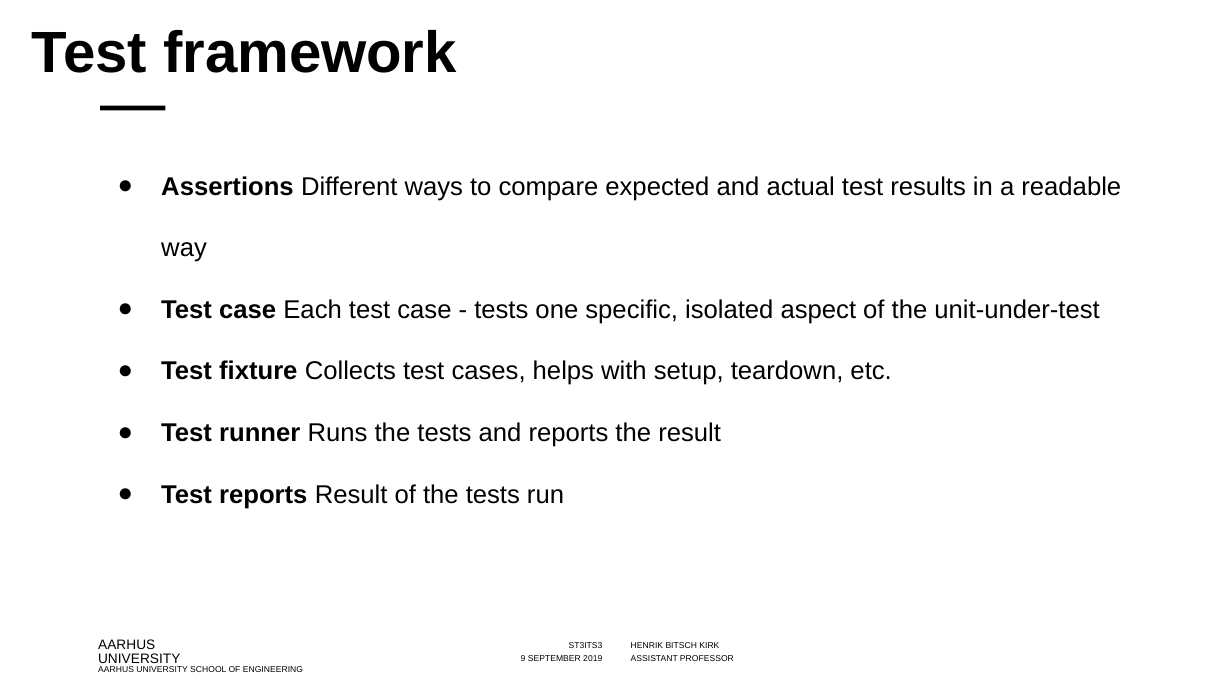
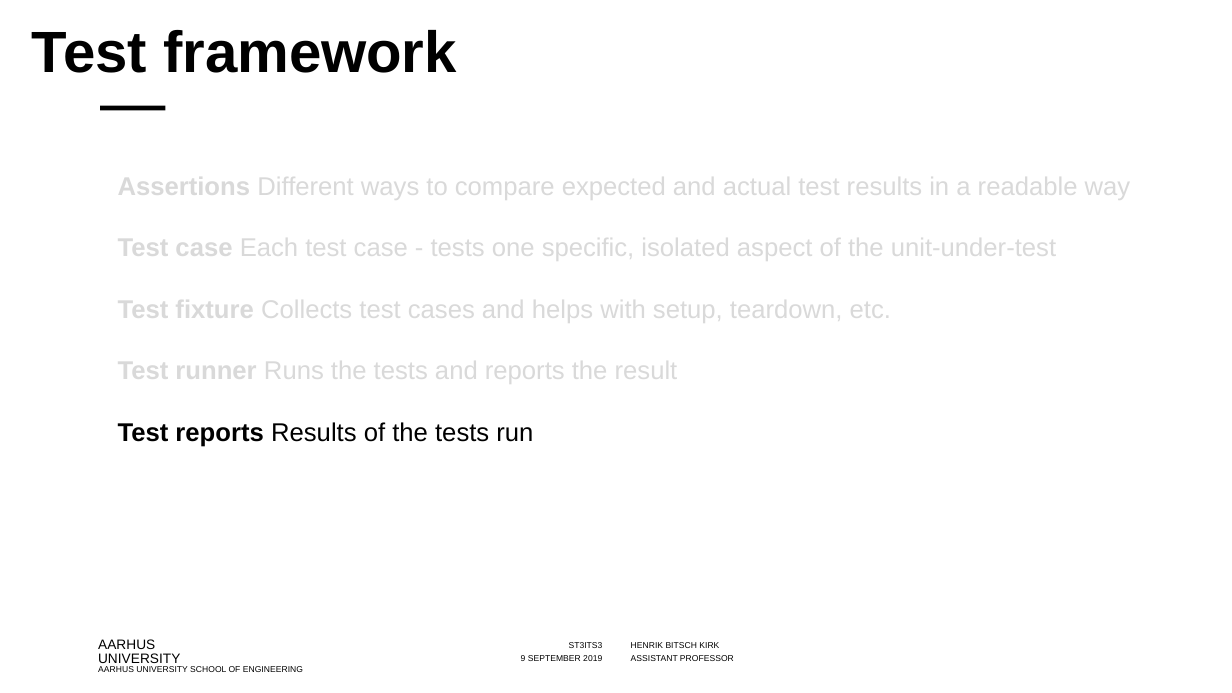
Before and after one commit to codesmurf/st3its3_teaching, a slide deck: slide 27 of 03 Unit Tests/03 Introduction to Unit Tests.pptx (slide 16 before the commit). Drawn at 1232x693 pixels with LibreOffice and Linux fonts; fonts in the diff are those of the drawing; background and template pictures are left out. Boxes give left, top, right and bottom in pixels: in the first picture for what was removed or moved away, otherwise in the second. Text is boxed around its words. In the diff, an @@ line names an element or a change of style, - is before the commit and + after.

```diff
--- a/03 Unit Tests/03 Introduction to Unit Tests.pptx
+++ b/03 Unit Tests/03 Introduction to Unit Tests.pptx
@@ text at (118,172,1131,386): text colour #000000 to #D9D9D9 in "Assertions Different ways to compare expected and ...", "Test case Each test case - tests ...", "Test runner Runs the tests and reports ..."; bullet ● to none @@
@@ text at (118,295,891,324): text changed; text colour #000000 to #D9D9D9 @@
-● Test fixture Collects test cases, helps with setup, teardown, etc.
+Test fixture Collects test cases and helps with setup, teardown, etc.
@@ text at (118,422,533,447): text changed @@
-● Test reports Result of the tests run
+Test reports Results of the tests run
```
Also in this commit, not shown: 11 other slides changed, 16 slides added, 3 slides removed, 42 other files.
